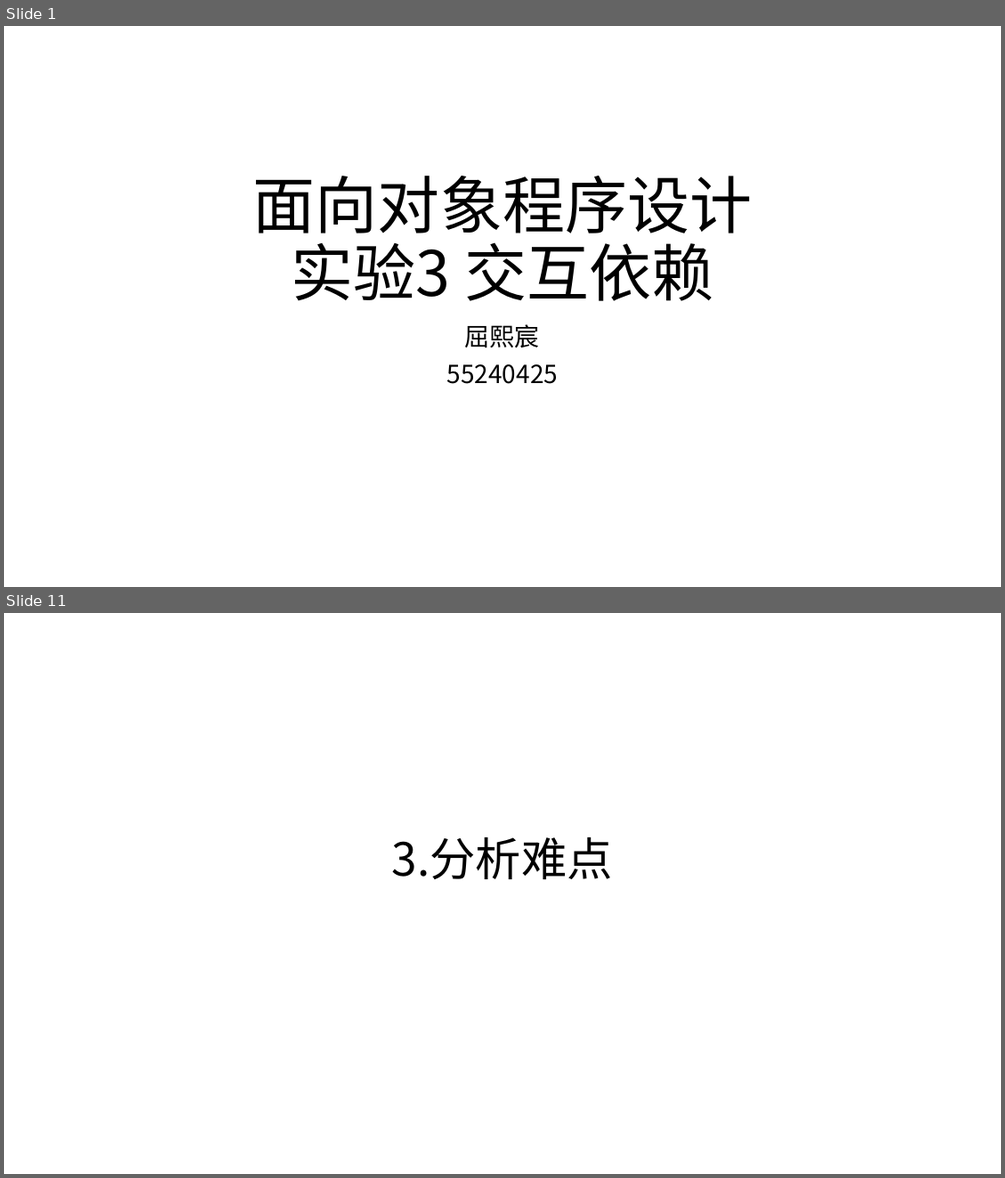
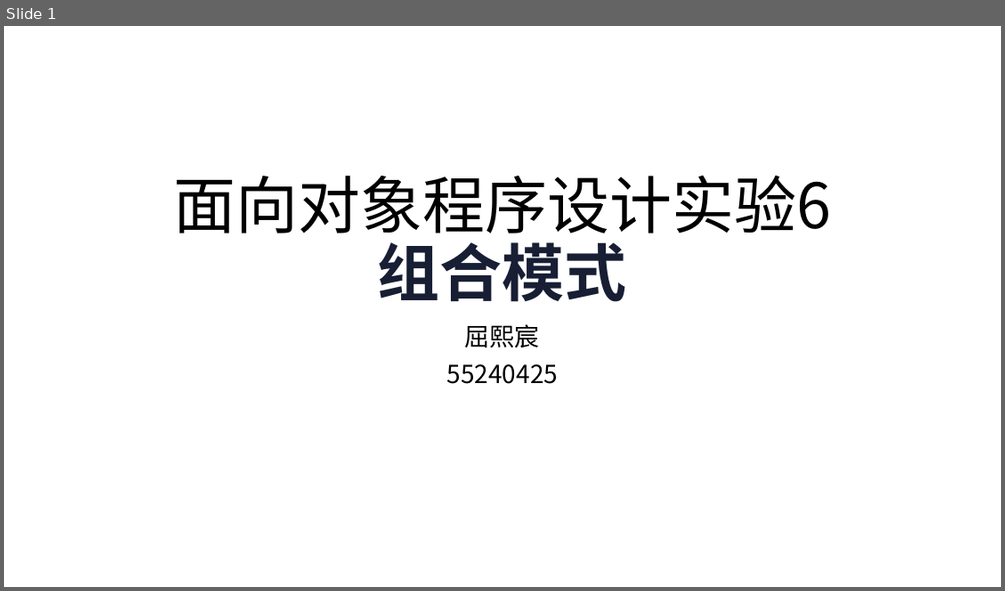
Before and after one commit to AshIgnis/JLU_OOP_Assignments, a slide deck: test03/lib/面向对象程序设计.pptx. Shown one above the other, each under a label of ours: slides 1 and 11 before the commit, slide 1 after it; the slides between them are not shown. The pictures are 1005x1178 and 1005x591 pixels, drawn with LibreOffice and Linux fonts; fonts in the diff are those of the drawing. Boxes give left, top, right and bottom in pixels: in the first picture for what was removed or moved away, otherwise in the second. Text is boxed around its words. In the diff, an @@ line names an element or a change of style, - is before the commit and + after.

```diff
--- a/test03/lib/面向对象程序设计.pptx
+++ b/test03/lib/面向对象程序设计.pptx
@@ slide 11 removed at box(4, 613, 1001, 1174), background #FFFFFF @@
@@ title removed at box(392, 837, 613, 879) @@
-3.分析难点
@@ slide 1 changed as well @@
@@ title at box(174, 176, 832, 302): text changed @@
-面向对象程序设计
-实验3 交互依赖
+面向对象程序设计实验6
+组合模式
```
Also in this commit, not shown: 3 other slides changed, 9 slides added, 9 other slides removed, 47 other files.
